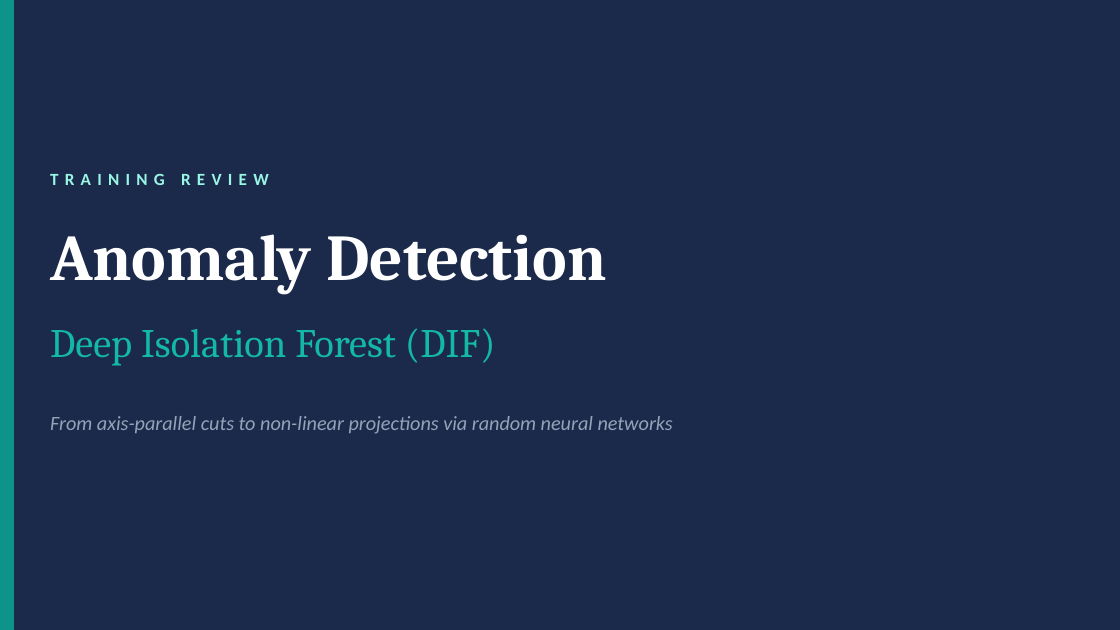
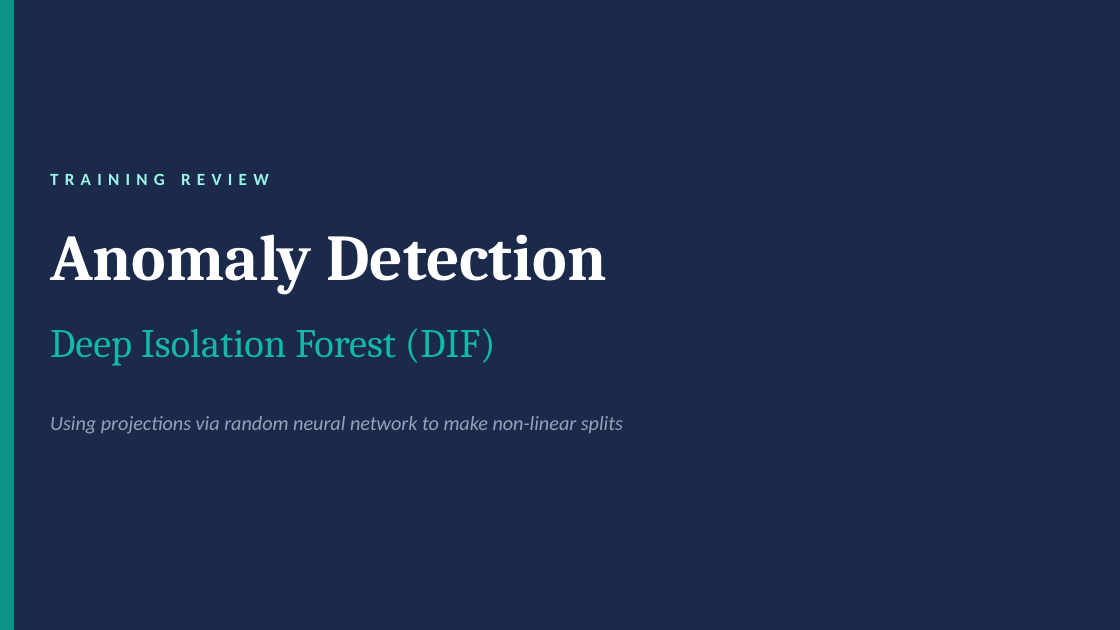
Before and after one commit to amanj4/aman-training-modules, a slide deck: slide 1 of Summary/training_review.pptx. Drawn at 1120x630 pixels with LibreOffice and Linux fonts; fonts in the diff are those of the drawing. Boxes give left, top, right and bottom in pixels: in the first picture for what was removed or moved away, otherwise in the second. Text is boxed around its words. In the diff, an @@ line names an element or a change of style, - is before the commit and + after.

```diff
--- a/Summary/training_review.pptx
+++ b/Summary/training_review.pptx
@@ text at <box>50,416,623,434</box>: text changed @@
-From axis-parallel cuts to non-linear projections via random neural networks
+Using projections via random neural network to make non-linear splits
```
Also in this commit, not shown: 15 other slides changed, 6 slides added, 3 slides removed, 1 other file.
